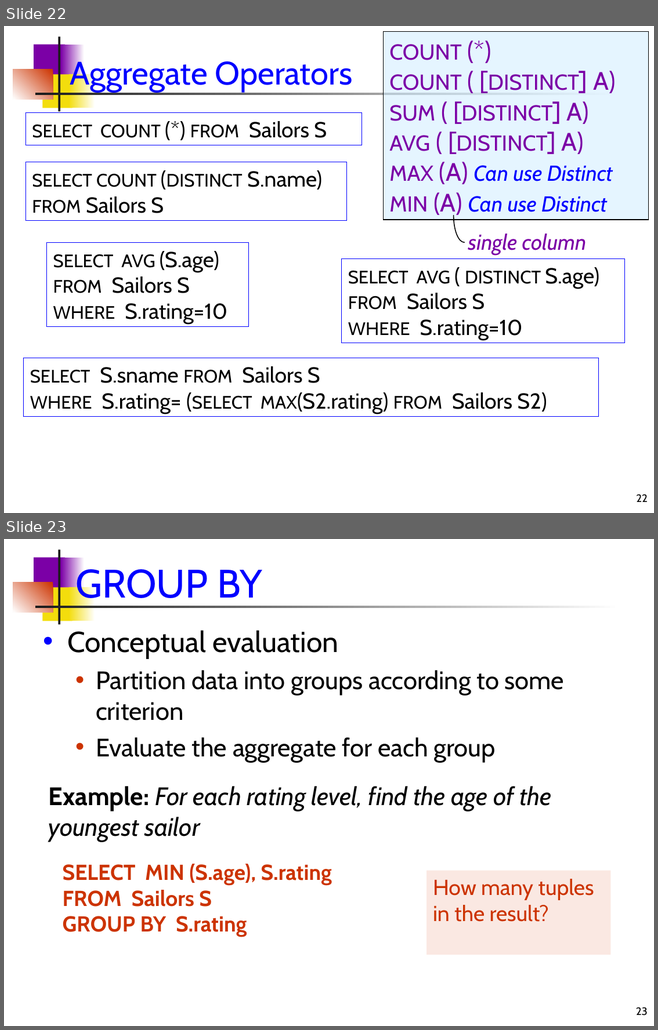
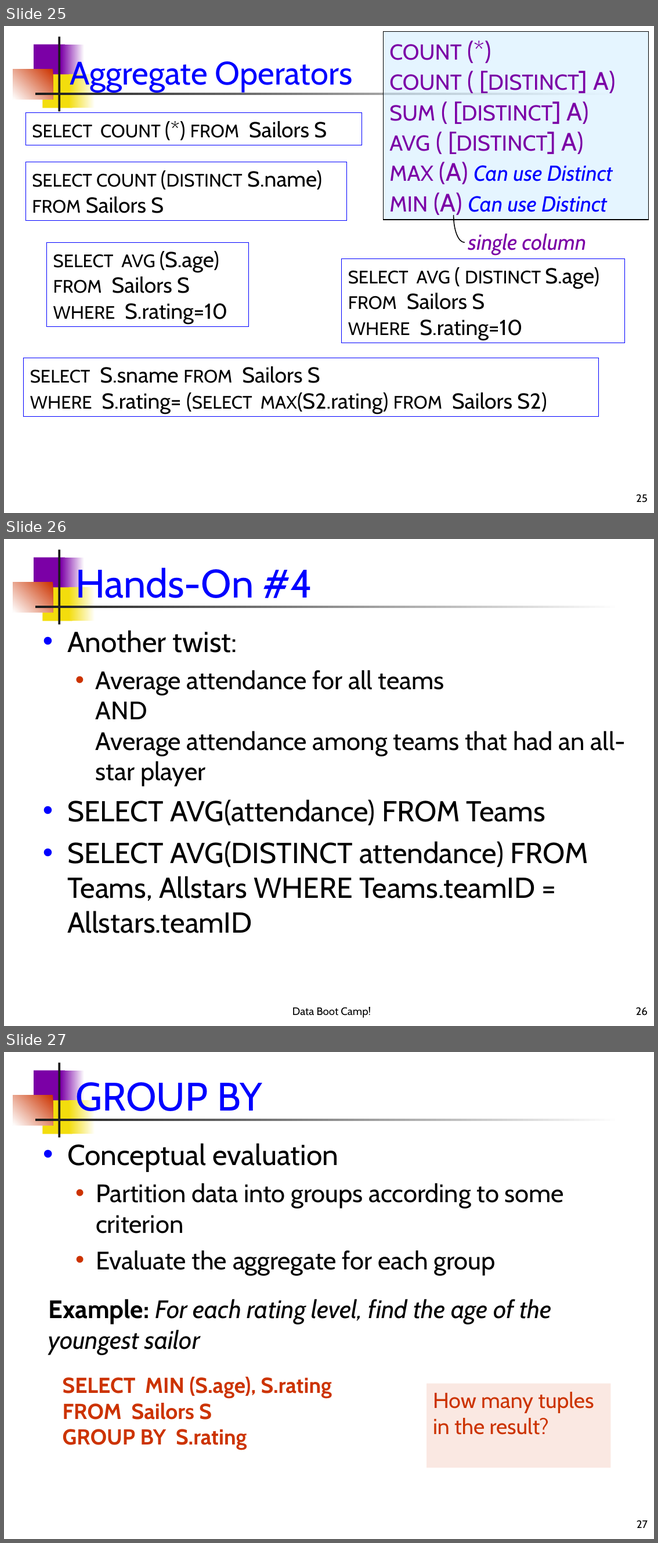
Before and after one commit to dssg/dssg-training-workshop-2015, a slide deck: slides/introductionToSQL.ppt. Shown one above the other, each under a label of ours: slides 22 and 23 before the commit, slides 25, 26 and 27 after it. The pictures are 658x1030 and 658x1543 pixels, drawn with LibreOffice and Linux fonts; fonts in the diff are those of the drawing. Boxes give left, top, right and bottom in pixels: in the first picture for what was removed or moved away, otherwise in the second. Text is boxed around its words. In the diff, an @@ line names an element or a change of style, - is before the commit and + after.

```diff
--- a/slides/introductionToSQL.ppt
+++ b/slides/introductionToSQL.ppt
@@ slide 26 added at (4, 539, 654, 1026), background #FFFFFF; not listed: 7 template elements that a slide beside it also shows @@
@@ title added at (75, 565, 313, 607), 44 pt, text #0000FF @@
+Hands-On #4
@@ text added at (67, 630, 625, 933), 32 pt, text #000000 @@
+• Another twist:
+  • Average attendance for all teams
+    AND
+    Average attendance among teams that had an all-star player
+• SELECT AVG(attendance) FROM Teams
+• SELECT AVG(DISTINCT attendance) FROM Teams, Allstars WHERE Teams.teamID = Allstars.teamID
@@ text added at (292, 1007, 371, 1018), 12 pt, text #000000 @@
+Data Boot Camp!
@@ page number added at (636, 1007, 647, 1016), 12 pt, text #000000 @@
+26
@@ what was slide 22 is now slide 25 @@
@@ page number at (636, 494, 647, 503): text changed @@
-22
+25
@@ what was slide 23 is now slide 27 @@
@@ page number at (636, 1520, 647, 1528): text changed @@
-23
+27
```
Also in this commit, not shown: 1 slide changed, 10 other slides added, 3 slides removed, 2 other files.
